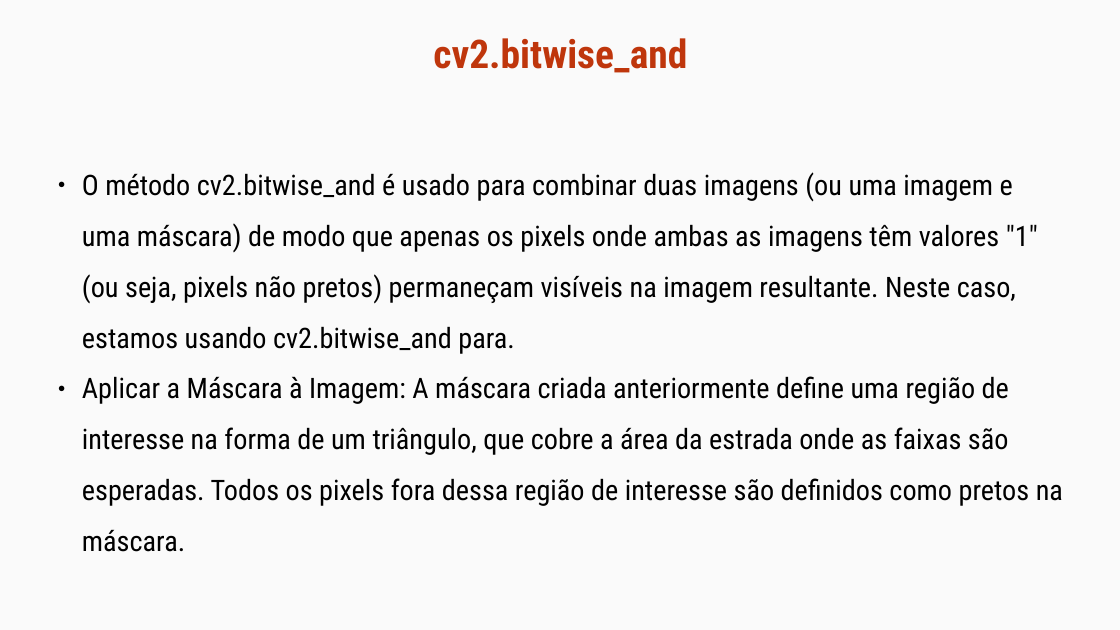
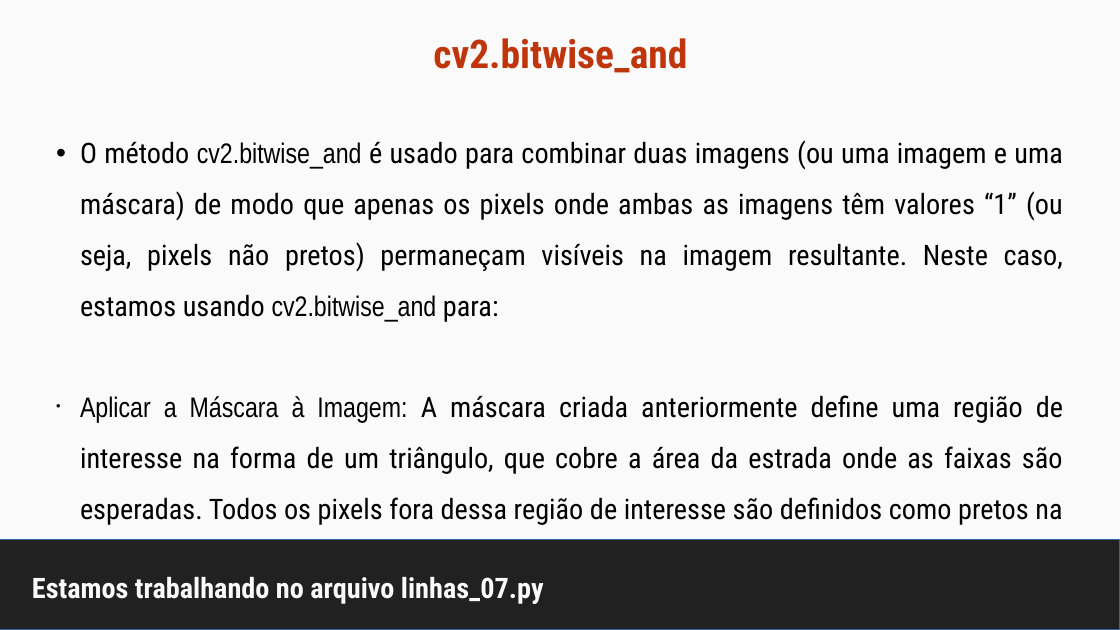
Before and after one commit to maurizioprizzi/finding_lanes, a slide deck: slide 20 of computer_vision_encounter_01.odp (slide 19 before the commit). Drawn at 1120x630 pixels with LibreOffice and Linux fonts; fonts in the diff are those of the drawing. Boxes give left, top, right and bottom in pixels: in the first picture for what was removed or moved away, otherwise in the second. Text is boxed around its words. In the diff, an @@ line names an element or a change of style, - is before the commit and + after.

```diff
--- a/computer_vision_encounter_01.odp
+++ b/computer_vision_encounter_01.odp
@@ text "O método cv2.bitwise_and é usado ...": place and size @@
-text "O método cv2.bitwise_and é usado ..." at <box>82,172,1063,552</box>
+text "O método cv2.bitwise_and é usado ..." at <box>80,140,1063,578</box>
@@ text at <box>80,140,1063,322</box>: text changed @@
-● O método cv2.bitwise_and é usado para combinar duas imagens (ou uma imagem e uma máscara) de modo que apenas os pixels onde ambas as imagens têm valores "1" (ou seja, pixels não pretos) permaneçam visíveis na imagem resultante. Neste caso, estamos usando cv2.bitwise_and para.
+• O método cv2.bitwise_and é usado para combinar duas imagens (ou uma imagem e uma máscara) de modo que apenas os pixels onde ambas as imagens têm valores “1” (ou seja, pixels não pretos) permaneçam visíveis na imagem resultante. Neste caso, estamos usando cv2.bitwise_and para:
@@ text at <box>80,395,1063,578</box>: font Roboto Condensed to Arial Narrow in "Aplicar a Máscara à Imagem:"; alignment left to justified; bullet ● to • @@
@@ rectangle added at <box>0,540,1120,630</box>, fill #212121, outline #3465A4 0 pt @@
@@ title added at <box>32,577,544,604</box>, 20 pt, text #FAFAFA, bold @@
+Estamos trabalhando no arquivo linhas_07.py
```
Also in this commit, not shown: 12 other slides changed, 3 slides added, 8 other files.
